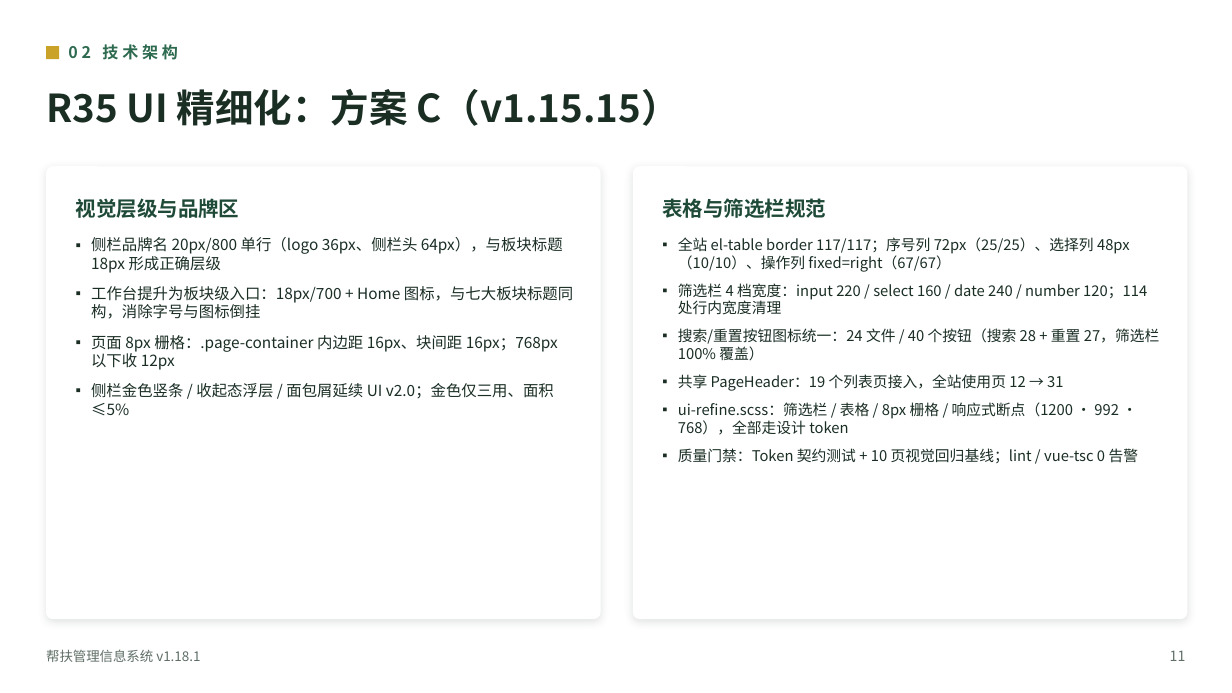
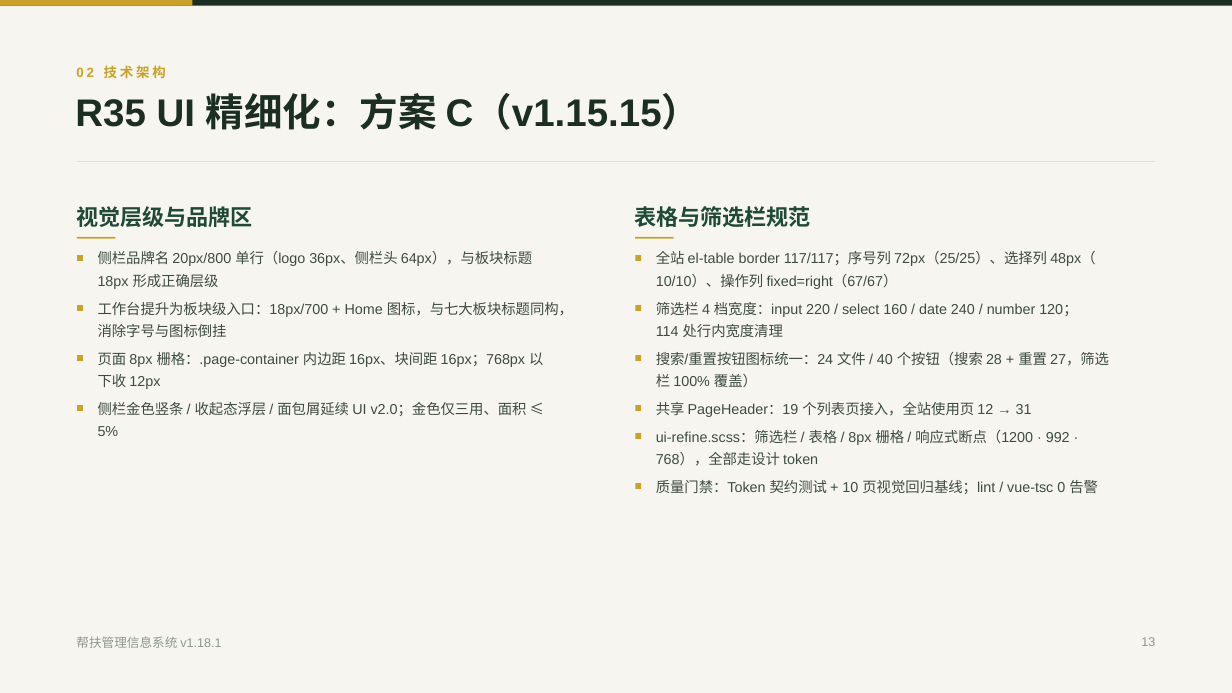
Before and after one commit to lzh745200/MRRS, a slide deck: slide 13 of docs/帮扶管理信息系统介绍.pptx. Drawn at 1232x693 pixels with LibreOffice and Linux fonts; fonts in the diff are those of the drawing. Boxes give left, top, right and bottom in pixels: in the first picture for what was removed or moved away, otherwise in the second. Text is boxed around its words. In the diff, an @@ line names an element or a change of style, - is before the commit and + after.

```diff
--- a/docs/帮扶管理信息系统介绍.pptx
+++ b/docs/帮扶管理信息系统介绍.pptx
@@ background #FFFFFF to #F7F5EF @@
@@ rectangle added at bbox=[0, 0, 1232, 6], fill #1A2E24 @@
@@ rectangle added at bbox=[0, 0, 192, 6], fill #C9A227 @@
@@ rectangle removed at bbox=[46, 46, 59, 59] @@
@@ text "R35 UI 精细化：方案 C（v1.15.15）": place and size @@
-text "R35 UI 精细化：方案 C（v1.15.15）" at bbox=[46, 89, 680, 126]
+text "R35 UI 精细化：方案 C（v1.15.15）" at bbox=[75, 93, 701, 130]
@@ text "R35 UI 精细化：方案 C（v1.15.15）" at bbox=[75, 93, 701, 130]: font Noto Sans CJK SC to Arial; vertical alignment middle to top @@
@@ text "02 技术架构": place and size @@
-text "02 技术架构" at bbox=[68, 44, 178, 60]
+text "02 技术架构" at bbox=[76, 65, 166, 79]
@@ text "02 技术架构" at bbox=[76, 65, 166, 79]: size 12.5 to 10.5 pt, font Noto Sans CJK SC to Arial, text colour #2D6A4F to #C9A227, letter spacing 3 to 2.2 pt; vertical alignment middle to top @@
@@ rounded rectangle removed at bbox=[46, 166, 601, 619] @@
@@ freeform shape added at bbox=[77, 162, 1155, 163], outline #D7E2DB 0.75 pt @@
@@ rounded rectangle removed at bbox=[633, 166, 1188, 619] @@
@@ text "视觉层级与品牌区": place and size @@
-text "视觉层级与品牌区" at bbox=[76, 198, 240, 218]
+text "视觉层级与品牌区" at bbox=[76, 206, 252, 227]
@@ text "视觉层级与品牌区" at bbox=[76, 206, 252, 227]: size 16 to 17.2 pt, font Noto Sans CJK SC to Arial; vertical alignment middle to top @@
@@ text "表格与筛选栏规范" at bbox=[634, 206, 810, 227]: size 16 to 17.2 pt, font Noto Sans CJK SC to Arial; vertical alignment middle to top @@
@@ text "表格与筛选栏规范": place and size @@
-text "表格与筛选栏规范" at bbox=[662, 198, 826, 218]
+text "表格与筛选栏规范" at bbox=[634, 206, 810, 227]
@@ text removed at bbox=[678, 237, 1160, 463] @@
-▪ 全站 el-table border 117/117；序号列 72px（25/25）、选择列 48px（10/10）、操作列 fixed=right（67/67）
-▪ 筛选栏 4 档宽度：input 220 / select 160 / date 240 / number 120；114 处行内宽度清理
-▪ 搜索/重置按钮图标统一：24 文件 / 40 个按钮（搜索 28 + 重置 27，筛选栏 100% 覆盖）
-▪ 共享 PageHeader：19 个列表页接入，全站使用页 12 → 31
-▪ ui-refine.scss：筛选栏 / 表格 / 8px 栅格 / 响应式断点（1200 · 992 · 768），全部走设计 token
-▪ 质量门禁：Token 契约测试 + 10 页视觉回归基线；lint / vue-tsc 0 告警
@@ text at bbox=[98, 402, 527, 416]: text changed; size 12 to 11.2 pt; font Noto Sans CJK SC to Arial; text colour #1A2E24 to #3D4B43 @@
-▪ 侧栏品牌名 20px/800 单行（logo 36px、侧栏头 64px），与板块标题 18px 形成正确层级
-▪ 工作台提升为板块级入口：18px/700 + Home 图标，与七大板块标题同构，消除字号与图标倒挂
-▪ 页面 8px 栅格：.page-container 内边距 16px、块间距 16px；768px 以下收 12px
-▪ 侧栏金色竖条 / 收起态浮层 / 面包屑延续 UI v2.0；金色仅三用、面积 ≤5%
+侧栏金色竖条 / 收起态浮层 / 面包屑延续 UI v2.0；金色仅三用、面积 ≤
@@ group added at bbox=[77, 237, 1109, 494]: 17 texts, 12 rectangles @@
+侧栏品牌名 20px/800 单行（logo 36px、侧栏头 64px），与板块标题
+18px 形成正确层级
+工作台提升为板块级入口：18px/700 + Home 图标，与七大板块标题同构，
+消除字号与图标倒挂
+页面 8px 栅格：.page-container 内边距 16px、块间距 16px；768px 以
+下收 12px
+5%
+全站 el-table border 117/117；序号列 72px（25/25）、选择列 48px（
+10/10）、操作列 fixed=right（67/67）
+筛选栏 4 档宽度：input 220 / select 160 / date 240 / number 120；
+114 处行内宽度清理
+搜索/重置按钮图标统一：24 文件 / 40 个按钮（搜索 28 + 重置 27，筛选
+栏 100% 覆盖）
+共享 PageHeader：19 个列表页接入，全站使用页 12 → 31
+ui-refine.scss：筛选栏 / 表格 / 8px 栅格 / 响应式断点（1200 · 992 ·
+768），全部走设计 token
+质量门禁：Token 契约测试 + 10 页视觉回归基线；lint / vue-tsc 0 告警
@@ text "帮扶管理信息系统 v1.18.1": place and size @@
-text "帮扶管理信息系统 v1.18.1" at bbox=[46, 649, 200, 662]
+text "帮扶管理信息系统 v1.18.1" at bbox=[76, 636, 221, 648]
@@ text "帮扶管理信息系统 v1.18.1" at bbox=[76, 636, 221, 648]: size 10.5 to 9.8 pt, font Noto Sans CJK SC to Arial, text colour #5F6F66 to #8A9790; vertical alignment middle to top @@
@@ text added at bbox=[1141, 637, 1155, 646], 9.8 pt, text #8A9790 @@
+13
@@ text removed at bbox=[1170, 650, 1186, 661] @@
-11
```
Also in this commit, not shown: 54 other slides changed, 1 other file.
